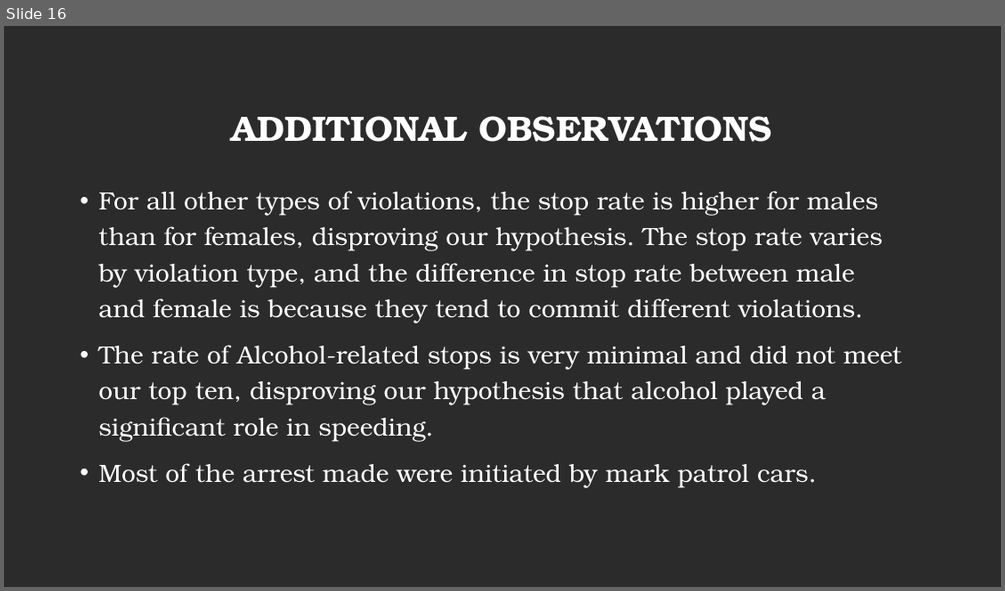
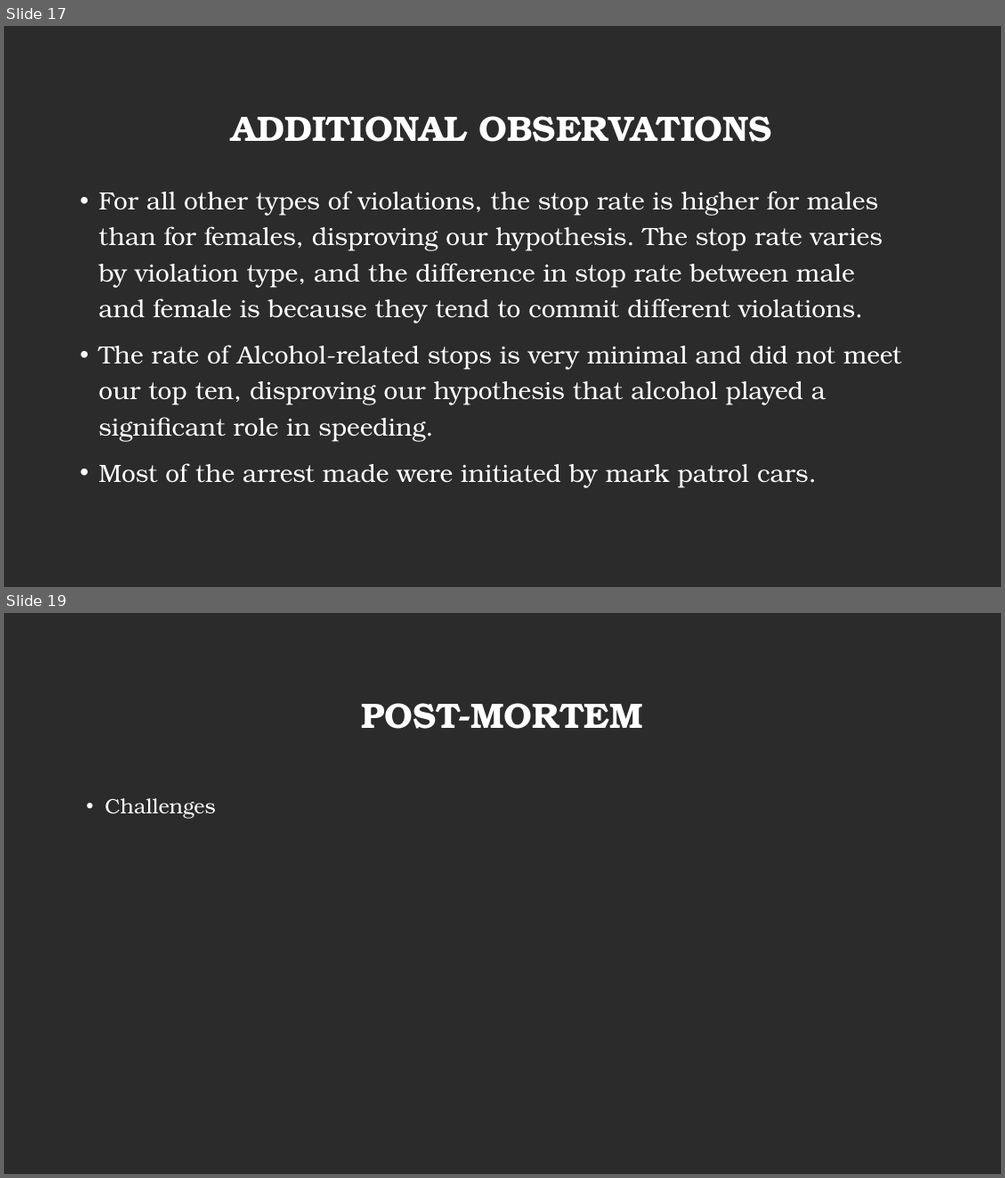
Before and after one commit to bhaveshnema/Project-Traffic-Violations, a slide deck: TeamProject1_TrafficViolationMD.pptx. Shown one above the other, each under a label of ours: slide 16 before the commit, slides 17 and 19 after it; the slides between them are not shown. The pictures are 1005x591 and 1005x1178 pixels, drawn with LibreOffice and Linux fonts; fonts in the diff are those of the drawing; background and template pictures are left out; a plain dark background stands for a picture behind light text. Boxes give left, top, right and bottom in pixels: in the first picture for what was removed or moved away, otherwise in the second. Text is boxed around its words. In the diff, an @@ line names an element or a change of style, - is before the commit and + after.

```diff
--- a/TeamProject1_TrafficViolationMD.pptx
+++ b/TeamProject1_TrafficViolationMD.pptx
@@ slide 19 added at box(4, 613, 1001, 1174), background picture (left out) @@
@@ title added at box(361, 703, 642, 729), 34 pt, text #FFFFFF, bold @@
+POST-MORTEM
@@ text added at box(105, 798, 215, 819), 20 pt, text #FFFFFF @@
+• Challenges
@@ what was slide 16 is now slide 17 @@
```
Also in this commit, not shown: 6 slides changed, 1 other slide added, 1 slide removed.
